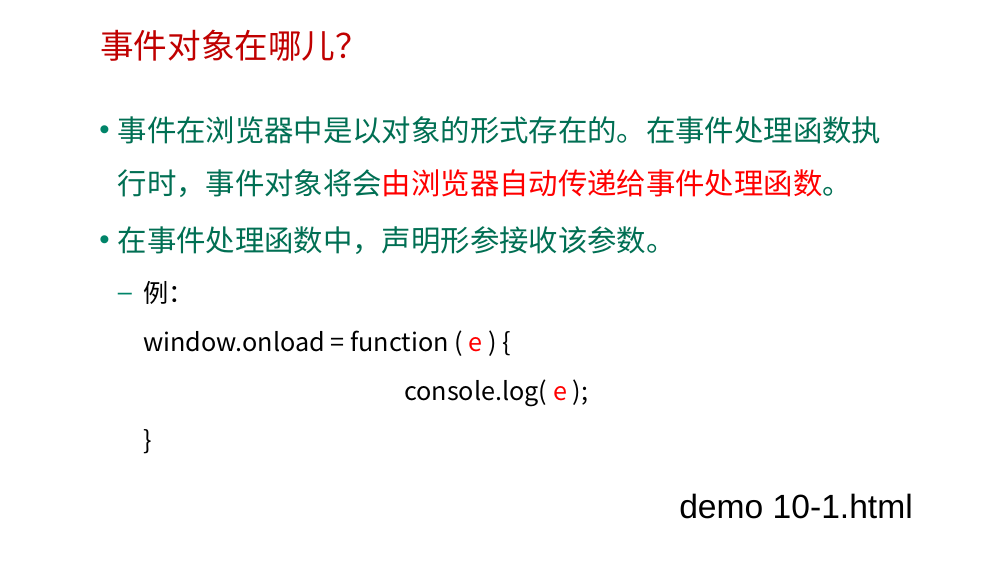
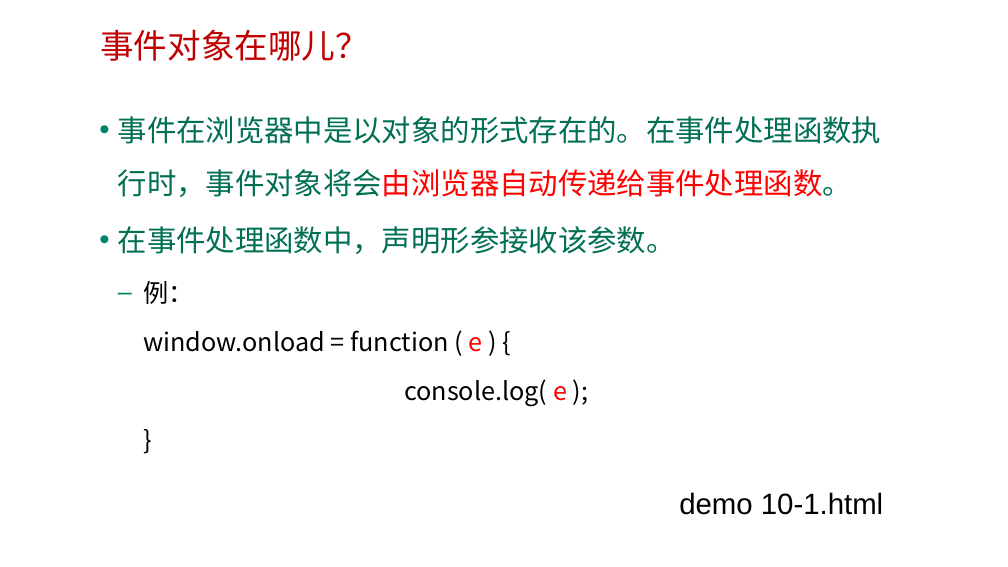
Before and after one commit to edu2act/course-web2, a slide deck: slide 5 of materials/slides/第十章 事件对象.pptx. Drawn at 1008x567 pixels with LibreOffice and Linux fonts; fonts in the diff are those of the drawing; background and template pictures are left out. Boxes give left, top, right and bottom in pixels: in the first picture for what was removed or moved away, otherwise in the second. Text is boxed around its words. In the diff, an @@ line names an element or a change of style, - is before the commit and + after.

```diff
--- a/materials/slides/第十章 事件对象.pptx
+++ b/materials/slides/第十章 事件对象.pptx
@@ text "demo 10-1.html" at (679, 492, 883, 515): size 32 to 28 pt @@
```
Also in this commit, not shown: 6 other slides changed, 1 slide added.
